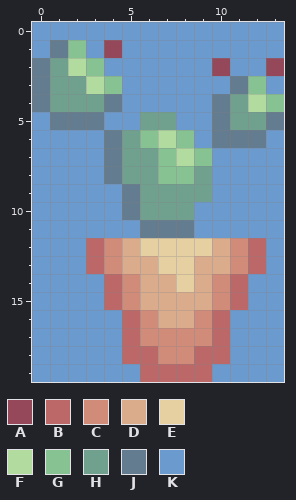
One commit to this pixel-art sprite: img/cactus.png. This is how it looked before the edit.
The file is 14x20 pixels.
Palette (. is transparent): A #96485b  B #bd6868  C #d18b79  D #dbac8c  E #e6cfa1  F #b2dba0  G #87c293  H #70a18f  J #637c8f  K #6b9acf
After:
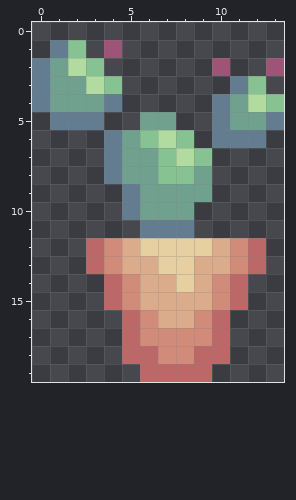
The edit:
{"colour":"A","old":"#96485b","new":"#9e5476"}
{"y":0,"x":0,"old":"KKKKKKKKKKKKKK","new":".............."}
{"y":1,"x":0,"old":"K","new":"."}
{"y":1,"x":3,"old":"K","new":"."}
{"y":1,"x":5,"old":"KKKKKKKKK","new":"........."}
{"y":2,"x":4,"old":"KKKKKK","new":"......"}
{"y":2,"x":11,"old":"KK","new":".."}
{"y":3,"x":5,"old":"KKKKKK","new":"......"}
{"y":3,"x":13,"old":"K","new":"."}
{"y":4,"x":5,"old":"KKKKK","new":"....."}
{"y":5,"x":0,"old":"K","new":"."}
{"y":5,"x":4,"old":"KK","new":".."}
{"y":5,"x":8,"old":"KK","new":".."}
{"y":6,"x":0,"old":"KKKK","new":"...."}
{"y":6,"x":9,"old":"K","new":"."}
{"y":6,"x":13,"old":"K","new":"."}
{"y":7,"x":0,"old":"KKKK","new":"...."}
{"y":7,"x":10,"old":"KKKK","new":"...."}
{"y":8,"x":0,"old":"KKKK","new":"...."}
{"y":8,"x":10,"old":"KKKK","new":"...."}
{"y":9,"x":0,"old":"KKKKK","new":"....."}
{"y":9,"x":10,"old":"KKKK","new":"...."}
{"y":10,"x":0,"old":"KKKKK","new":"....."}
{"y":10,"x":9,"old":"KKKKK","new":"....."}
{"y":11,"x":0,"old":"KKKKKK","new":"......"}
{"y":11,"x":9,"old":"KKKKK","new":"....."}
{"y":12,"x":0,"old":"KKK","new":"..."}
{"y":12,"x":13,"old":"K","new":"."}
{"y":13,"x":0,"old":"KKK","new":"..."}
{"y":13,"x":13,"old":"K","new":"."}
{"y":14,"x":0,"old":"KKKK","new":"...."}
{"y":14,"x":12,"old":"KK","new":".."}
{"y":15,"x":0,"old":"KKKK","new":"...."}
{"y":15,"x":12,"old":"KK","new":".."}
{"y":16,"x":0,"old":"KKKKK","new":"....."}
{"y":16,"x":11,"old":"KKK","new":"..."}
{"y":17,"x":0,"old":"KKKKK","new":"....."}
{"y":17,"x":11,"old":"KKK","new":"..."}
{"y":18,"x":0,"old":"KKKKK","new":"....."}
{"y":18,"x":11,"old":"KKK","new":"..."}
{"y":19,"x":0,"old":"KKKKKK","new":"......"}
{"y":19,"x":10,"old":"KKKK","new":"...."}
